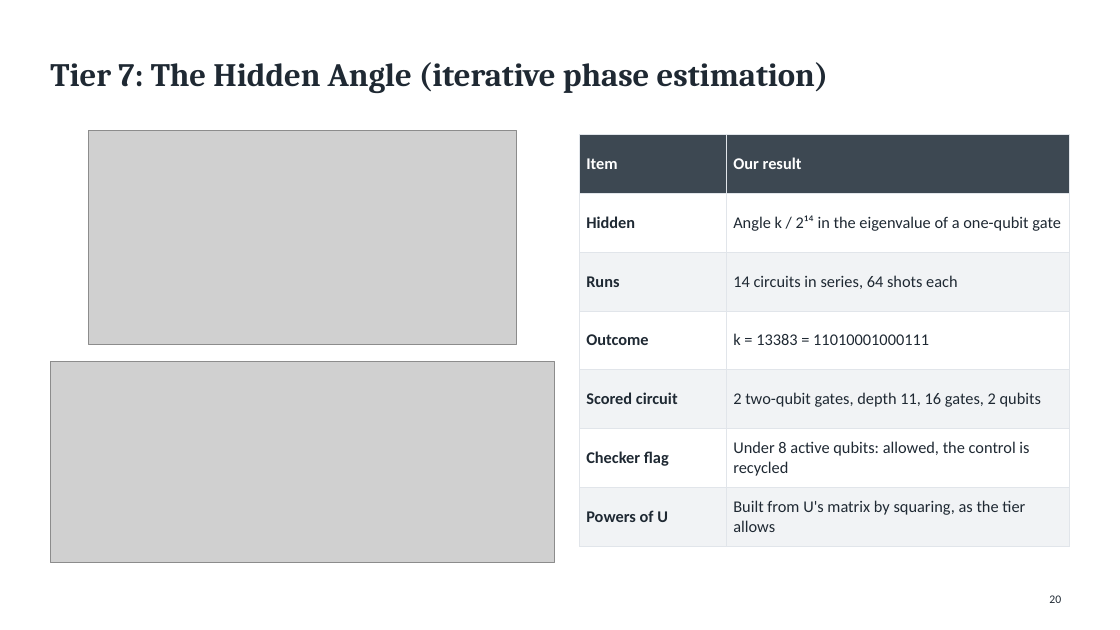
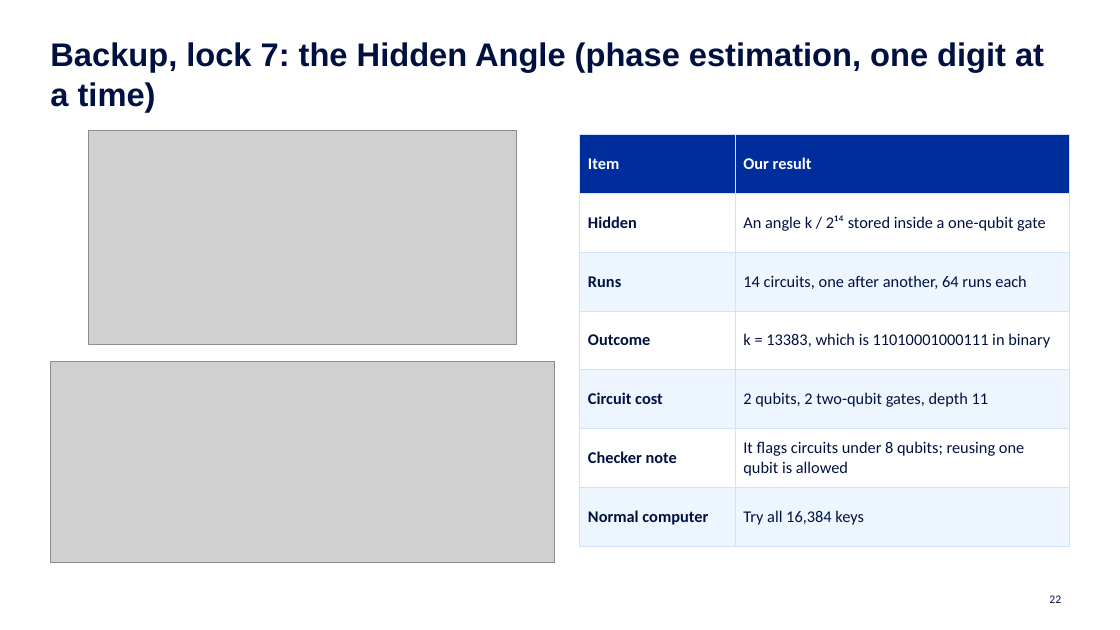
Before and after one commit to QuantumCryptography-at-Qiskit-OSU/Submission, a slide deck: slide 22 of slides/Cryptographers.pptx (slide 20 before the commit). Drawn at 1120x630 pixels with LibreOffice and Linux fonts; fonts in the diff are those of the drawing; grey boxes stand for pictures. Boxes give left, top, right and bottom in pixels: in the first picture for what was removed or moved away, otherwise in the second. Text is boxed around its words. In the diff, an @@ line names an element or a change of style, - is before the commit and + after.

```diff
--- a/slides/Cryptographers.pptx
+++ b/slides/Cryptographers.pptx
@@ title at box(50, 42, 1044, 112): text changed; font Cambria to Arial; text colour #1F2933 to #001141 @@
-Tier 7: The Hidden Angle (iterative phase estimation)
+Backup, lock 7: the Hidden Angle (phase estimation, one digit at a time)
@@ table at box(580, 134, 1070, 529) @@
-row 2, column 2: Angle k / 2¹⁴ in the eigenvalue of a one-qubit gate
+row 2, column 2: An angle k / 2¹⁴ stored inside a one-qubit gate
-row 3, column 2: 14 circuits in series, 64 shots each
+row 3, column 2: 14 circuits, one after another, 64 runs each
-row 4, column 2: k = 13383 = 11010001000111
+row 4, column 2: k = 13383, which is 11010001000111 in binary
-row 5, column 1: Scored circuit
+row 5, column 1: Circuit cost
-row 5, column 2: 2 two-qubit gates, depth 11, 16 gates, 2 qubits
+row 5, column 2: 2 qubits, 2 two-qubit gates, depth 11
-row 6, column 1: Checker flag
+row 6, column 1: Checker note
-row 6, column 2: Under 8 active qubits: allowed, the control is recycled
+row 6, column 2: It flags circuits under 8 qubits; reusing one qubit is allowed
-row 7, column 1: Powers of U
+row 7, column 1: Normal computer
-row 7, column 2: Built from U's matrix by squaring, as the tier allows
+row 7, column 2: Try all 16,384 keys
@@ fill #3D4852 to #002D9C in row 1 @@
@@ fill #F1F3F5 to #EDF5FF in 6 cells @@
@@ text colour #1F2933 to #001141 in "Hidden", "Runs", "Outcome" @@
@@ borders changed @@
@@ page number at box(1049, 595, 1061, 603): text changed; text colour #1F2933 to #001141 @@
-20
+22
```
Also in this commit, not shown: 17 other slides changed, 7 slides added, 5 slides removed, 16 other files.
